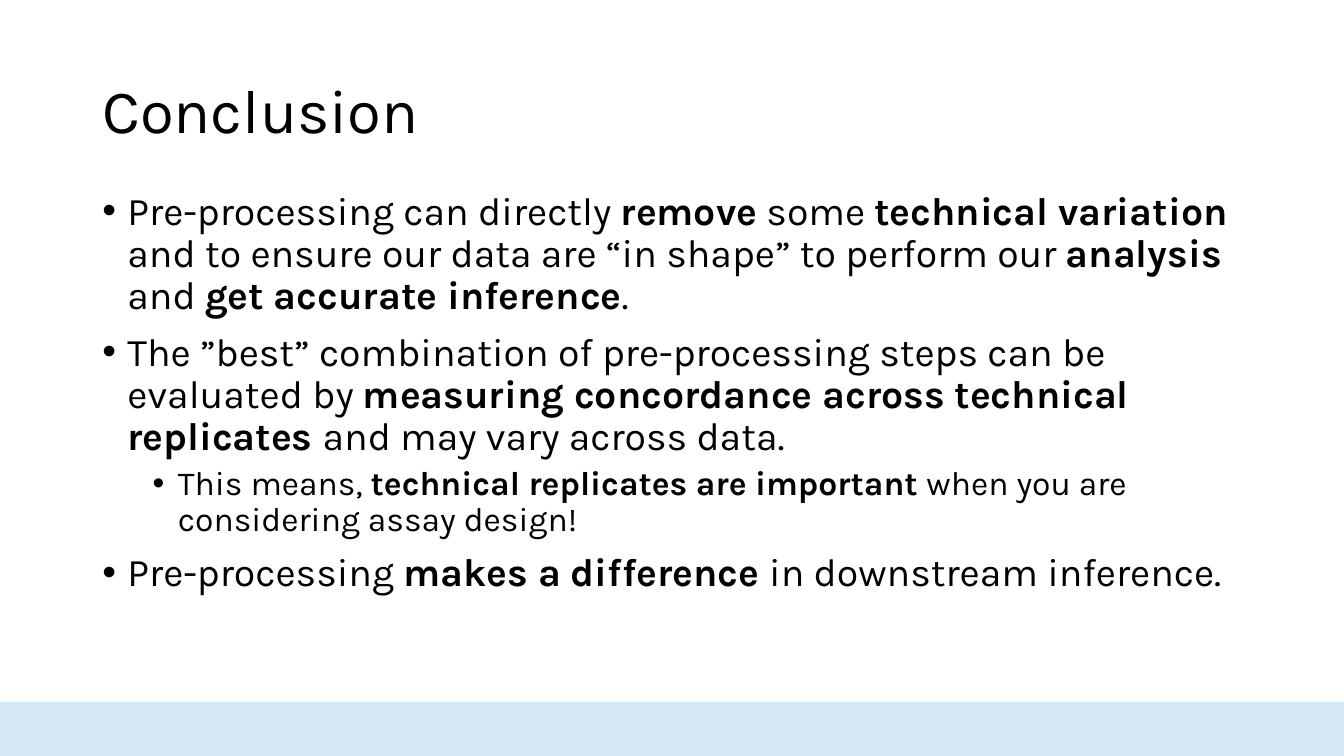
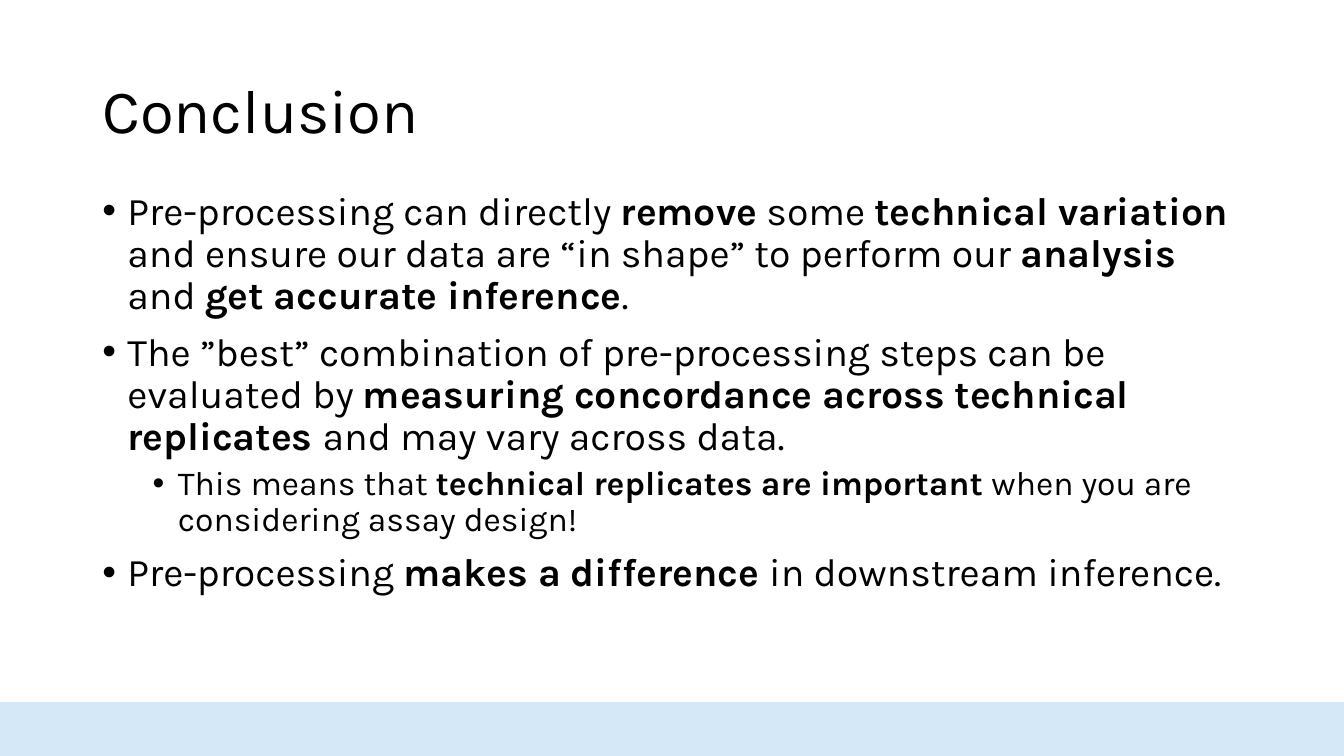
Before and after one commit to HopkinsIDD/seroanalytics_workshop, a slide deck: slide 28 of Part 3/Lecture 3.pptx. Drawn at 1344x756 pixels with LibreOffice and Linux fonts; fonts in the diff are those of the drawing; background and template pictures are left out. Boxes give left, top, right and bottom in pixels: in the first picture for what was removed or moved away, otherwise in the second. Text is boxed around its words. In the diff, an @@ line names an element or a change of style, - is before the commit and + after.

```diff
--- a/Part 3/Lecture 3.pptx
+++ b/Part 3/Lecture 3.pptx
@@ text at (127,197,1227,319): text changed @@
-• Pre-processing can directly remove some technical variation and to ensure our data are “in shape” to perform our analysis and get accurate inference.
+• Pre-processing can directly remove some technical variation and ensure our data are “in shape” to perform our analysis and get accurate inference.
@@ text at (178,471,1192,540): text changed @@
-  • This means, technical replicates are important when you are considering assay design!
+  • This means that technical replicates are important when you are considering assay design!
```
Also in this commit, not shown: 21 other slides changed, 2 other files.
